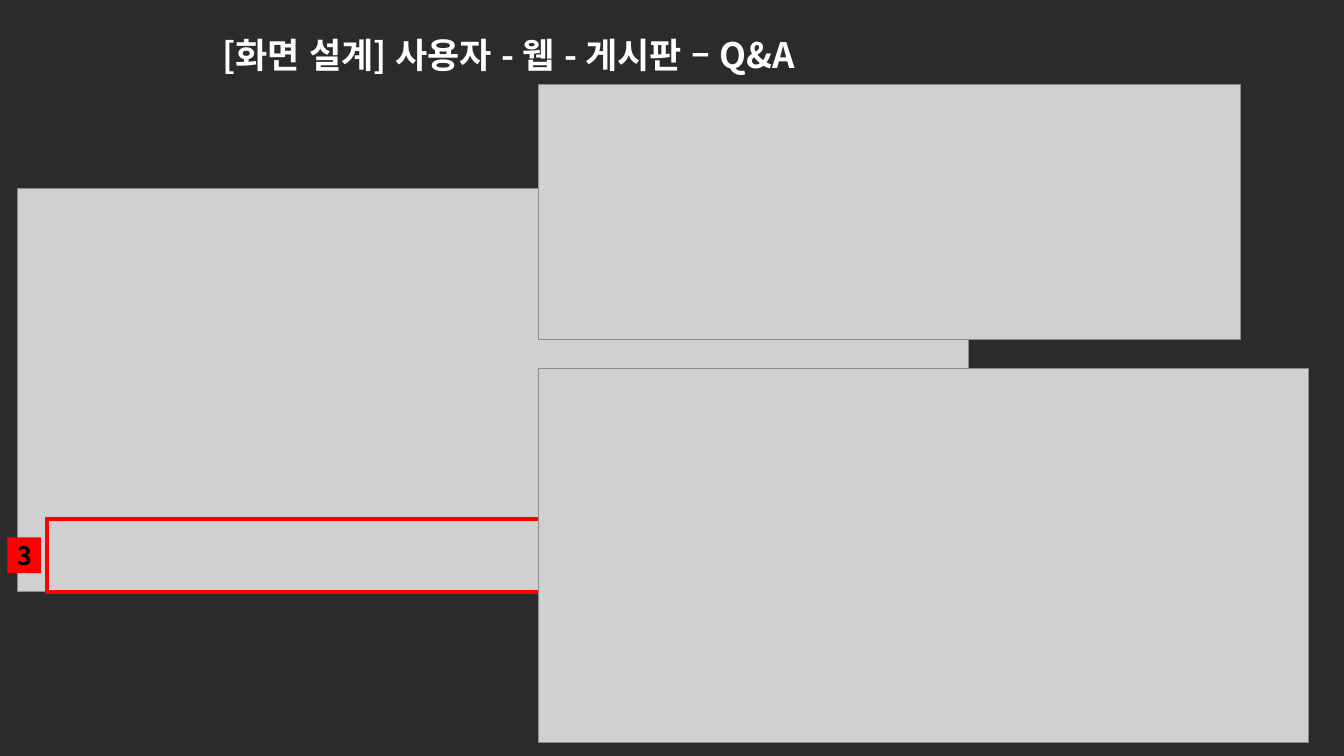
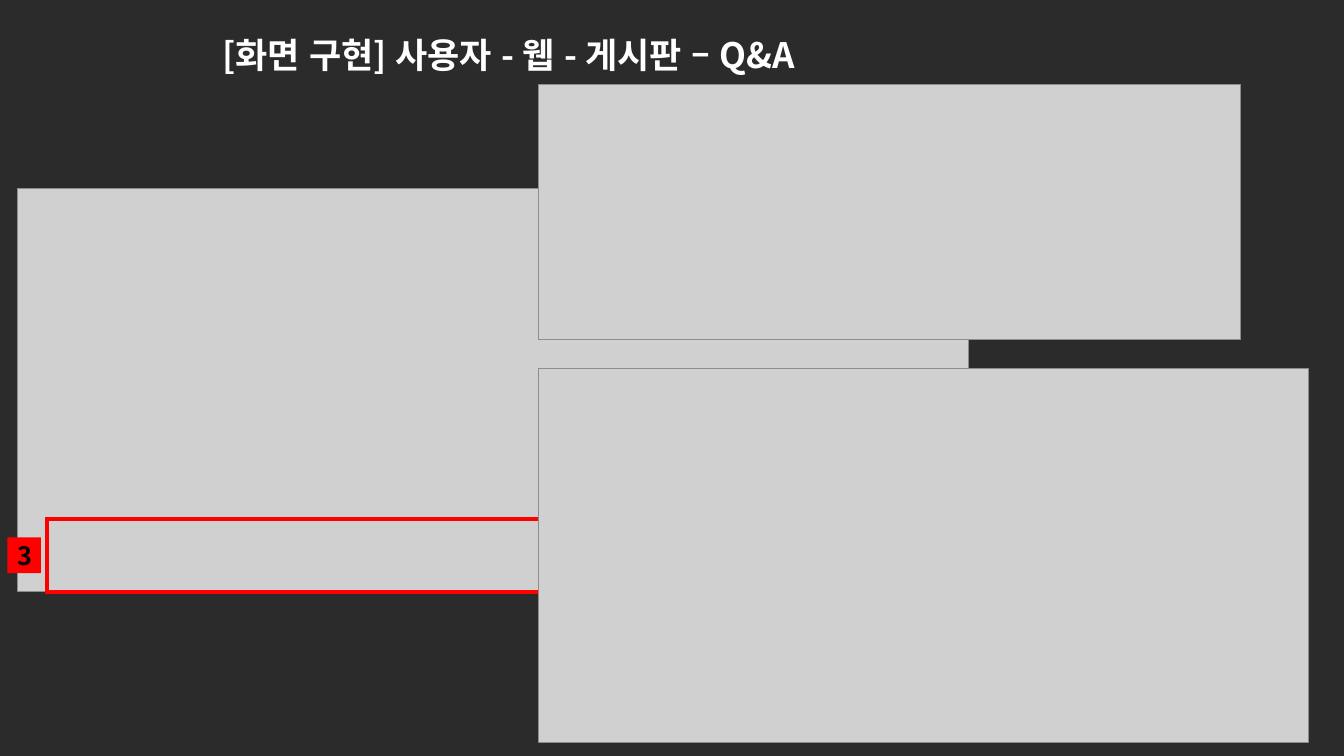
Before and after one commit to ezenteam2/e-Zone, a slide deck: slide 18 of 0 발표용 파워포인트/project05 - 파워포인트 종합 - 현태.pptx. Drawn at 1344x756 pixels with LibreOffice and Linux fonts; fonts in the diff are those of the drawing; grey boxes stand for pictures; background and template pictures are left out; a plain dark background stands for a picture behind light text. Boxes give left, top, right and bottom in pixels: in the first picture for what was removed or moved away, otherwise in the second. Text is boxed around its words. In the diff, an @@ line names an element or a change of style, - is before the commit and + after.

```diff
--- a/0 발표용 파워포인트/project05 - 파워포인트 종합 - 현태.pptx
+++ b/0 발표용 파워포인트/project05 - 파워포인트 종합 - 현태.pptx
@@ title at box(222, 38, 795, 75): text changed @@
-[화면 설계] 사용자 - 웹 - 게시판 – Q&A
+[화면 구현] 사용자 - 웹 - 게시판 – Q&A
```
Also in this commit, not shown: 7 other slides changed.
